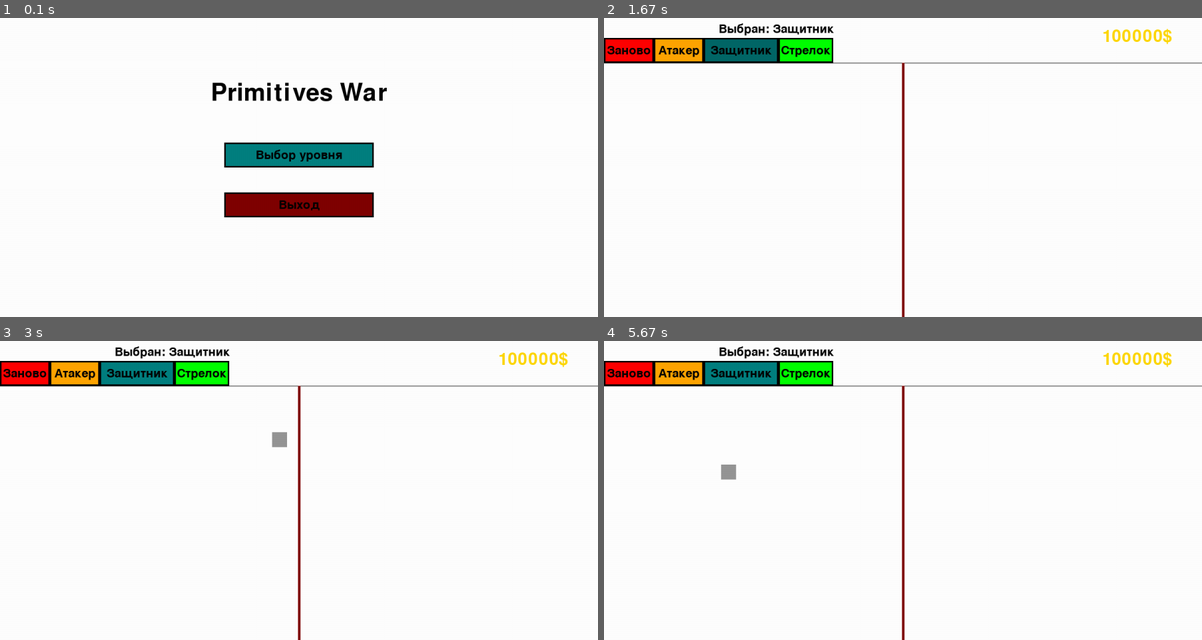
Above: before the commit, frames 1-4 (two rows, left to right).
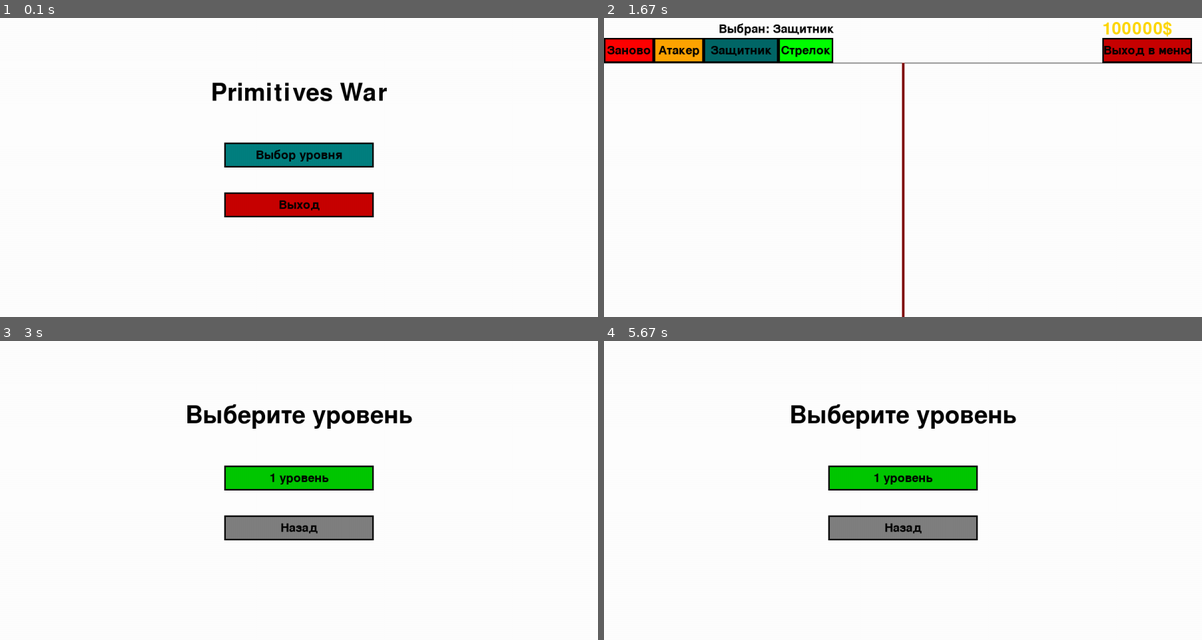
Above: after the commit, the same moments.

Repository: CALLIA121/Pygame
Game: pygame game, started from main2.py
Two runs of this game, one before a commit and one after it. Both use one fixed random seed, a clock stepped at 60 frames per second and the inputs below.
Inputs (mouse positions are in pixels of both pictures, inside the frame that each line leads up to):
- Up to frame 1 (0.1 s): no input
- Up to frame 2 (1.67 s): click "Выбор уровня" at 0.38 s; click "1 уровень" at 0.72 s; click "Готов!" at 1.05 s; click (747, 56) at 1.38 s
- Up to frame 3 (3 s): click (544, 373) at 1.72 s, where only the run after the commit has a clickable "Выход в меню"; click (299, 478) at 2.22 s, where only the run after the commit has a clickable "Выбор уровня"; click (281, 439) at 2.55 s
- Up to frame 4 (5.67 s): click (903, 526) at 3.88 s, where only the run after the commit has a clickable "Назад"; click (1028, 436) at 4.22 s; click (926, 478) at 5.05 s; click (729, 472) at 5.38 s

The runs differ from the first frame. In frame 1, 1.7% of the frame differs, in the area x 37-63%, y 58-67%; in frame 2, 1.6%; in frame 3, 10%, in the area x 0-100%, y 1-100%; in frame 4, 10%.

Commit message:
back to menu from lvl

Diff:
--- a/main2.py
+++ b/main2.py
@@ -94,11 +94,11 @@
         hp_color = (255, 0, 0) if self.isEnemy else (0, 255, 0)
 
         pygame.draw.rect(screen, (50, 50, 50), (self.x -
-                         15, self.y + 20, hp_bar_width, 5))
+                                                15, self.y + 20, hp_bar_width, 5))
 
         # Рисуем полоску здоровья
         pygame.draw.rect(screen, hp_color, (self.x -
-                         15, self.y + 20, hp_width, 5))
+                                            15, self.y + 20, hp_width, 5))
 
 
 class Button:
@@ -152,6 +152,18 @@
     typeLabel = 'None'
     current_level = level_num
     # spawn_enemies()  # Спавним врагов
+
+
+def return_to_main_menu():
+    global current_screen, units, enemy_units, coins, start, currType, typeLabel, current_level
+    current_screen = SCREENS["main_menu"]
+    units = []
+    enemy_units = []
+    coins = 0
+    start = False
+    currType = 'None'
+    typeLabel = 'None'
+    current_level = -1
 
 
 def spawn_enemies():
@@ -180,7 +192,7 @@
     ),
     Button(
         "Выход", WIDTH // 2 - 150, HEIGHT // 2 + 50, 300, 50,
-        (128, 0, 0), (100, 0, 0),
+        (200, 0, 0), (100, 0, 0),
         quit_game
     )
 ]
@@ -212,7 +224,10 @@
 classShooter = Button('Стрелок', 350, 40, 110, 50,
                       (0, 255, 0), (0, 230, 0),
                       lambda: setClass('Shooter'))
-game_buttons = [startBtn, classAttak, classDefender, classShooter]
+# выход в главное меню с лвла
+exitBtn = Button('Выход в меню', WIDTH - 200, 40, 180, 50,
+                 (200, 0, 0), (100, 0, 0), return_to_main_menu)
+game_buttons = [startBtn, classAttak, classDefender, classShooter, exitBtn]
 
 
 def startGame():
@@ -356,7 +371,7 @@
         # Монеты
         font = pygame.font.Font(None, 50)
         text = font.render(f'{coins}$', True, 'gold')
-        screen.blit(text, (WIDTH - 200, 20))
+        screen.blit(text, (WIDTH - 200, 5))
 
         x, y = pygame.mouse.get_pos()
 
